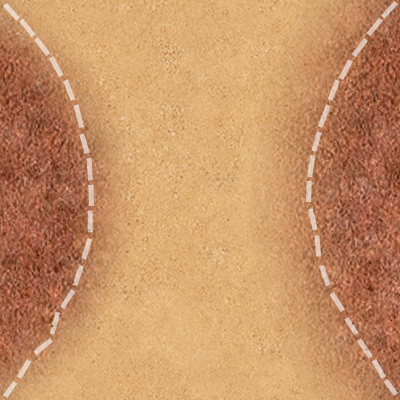
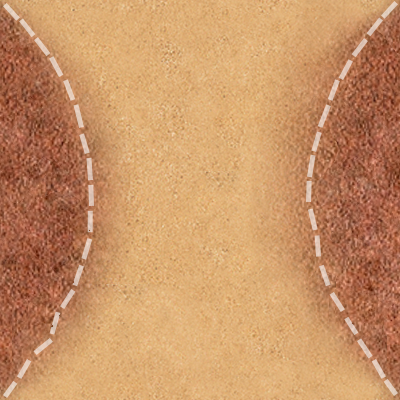
Before/after of a 400 x 400 layered artwork. What changed in the layer stack:
painted on "Слой 2" over <box>0,0,400,400</box>
